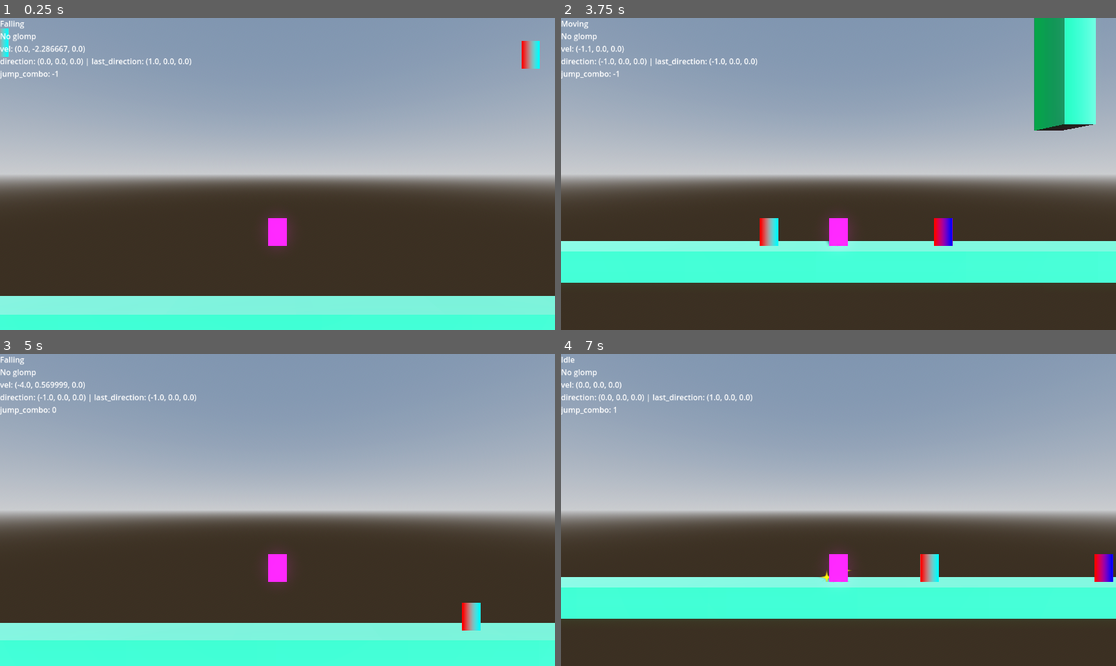
Above: before the commit, frames 1-4 (two rows, left to right).
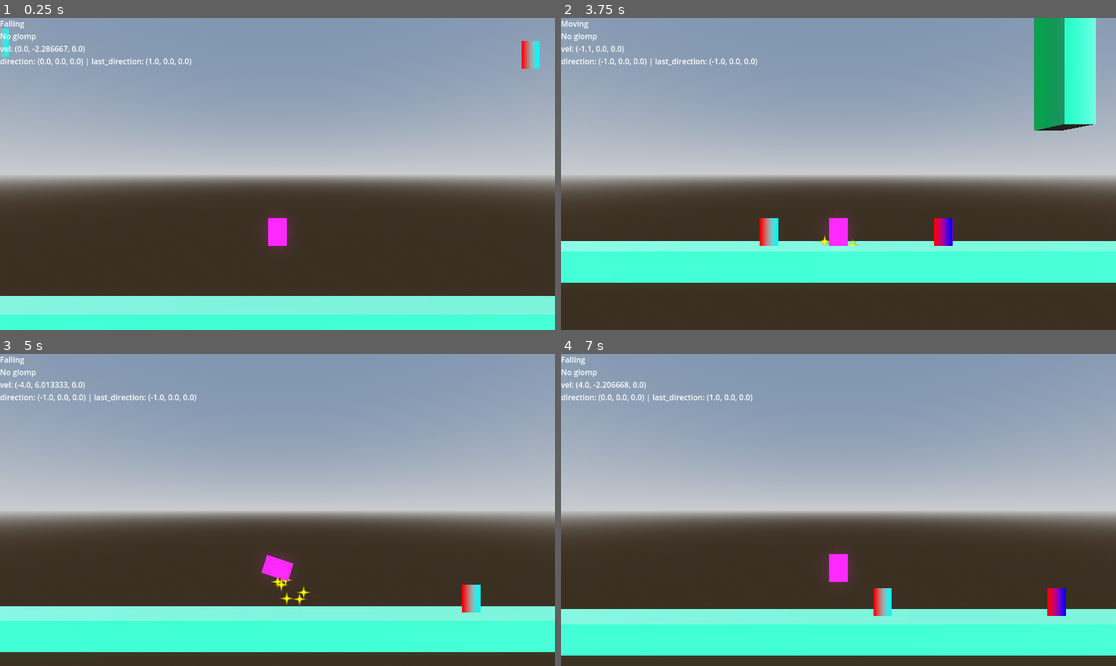
Above: after the commit, the same moments.

Repository: b3e3e3/ultimate-glomp
Game: Godot game, scene res://sandbox.tscn
The game is run twice, just before and just after one commit, with the same random seed, the same clock (stepped at 60 frames per second) and the same inputs.
Inputs (mouse positions are in pixels of both pictures, inside the frame that each line leads up to):
- Up to frame 1 (0.25 s): no input
- Up to frame 2 (3.75 s): tap Enter at 0.5, 2.85 s; move the mouse to (960, 158) at 0.52 s; hold D (move_right) 0.53-1.28 s; tap Space (jump) at 0.6, 0.77, 1.07, 1.52, 1.55, 1.82, 2.3, 3.02, 3.05, 3.32 s; click (960, 158) at 0.67 s; move the mouse to (727, 189) at 1.27 s; hold S (move_down) 1.28-2.03 s; click (727, 189) at 1.35 s; move the mouse to (894, 105) at 2.02 s; hold D (move_right) 2.03-2.78 s; tap E (interact) at 2.1 s; move the mouse to (810, 236) at 2.77 s; hold W (move_up) 2.78-3.53 s; click (810, 236) at 2.92 s; move the mouse to (1005, 220) at 3.52 s; hold A (move_left) from 3.53 s (still down); tap Keypad Enter at 3.6 s
- Up to frame 3 (5 s): keep holding A (move_left); tap Space (jump) at 3.77, 3.8, 4.07, 4.52, 4.55, 4.82 s; move the mouse to (111, 463) at 4.27 s; tap C at 4.35 s
- Up to frame 4 (7 s): move the mouse to (866, 510) at 5.02 s; release A (move_left) at 5.03 s; hold S (move_down) 5.03-5.78 s; tap Tab at 5.1 s; click (866, 510) at 5.17 s; tap Space (jump) at 5.3, 6.02, 6.05, 6.32, 6.6, 6.77 s; move the mouse to (755, 432) at 5.77 s; hold D (move_right) 5.78-6.53 s; tap R at 5.85 s; move the mouse to (960, 494) at 6.52 s; hold W (move_up) from 6.53 s (still down)

The runs differ from the first frame. In frame 1, less than 0.1% of the frame differs, in the area x 0-11%, y 16-20%; in frame 2, 0.1%; in frame 3, 16%; in frame 4, 26%, in the area x 0-100%, y 0-97%.

Commit message:
refactored combo jump class into combo pants

Diff:
--- a/character/player/combo_jump.gd
+++ /dev/null
@@ -1,66 +0,0 @@
-class_name ComboJump extends Node
-
-
-signal jumped(combo: int)
-signal combo_added(combo: int)
-signal timer_expired(combo: int)
-
-
-@export var current_combo: int = -1
-@export var cooldown_time: float = 0.1
-@export var combo_limit: int = 3
-@export var additional_force: Vector3 = Vector3.UP * 4.0
-
-
-@onready var timer: Timer = Timer.new()
-
-@onready var character: Character = get_parent() as Character
-
-
-func _ready():
-	add_child(timer)
-	timer.timeout.connect(_on_timeout)
-
-	character.jumped.connect(_on_character_jump)
-
-
-func combo_limit_reached() -> bool:
-	return current_combo >= combo_limit
-
-func reset():
-	current_combo = -1
-
-func cancel_timer():
-	timer.stop()
-
-func progress() -> bool:
-	timer.start(cooldown_time)
-
-	if combo_limit_reached():
-		reset()
-	else:
-		current_combo += 1
-		print("COMBO ADDED!")
-
-	combo_added.emit(current_combo)
-
-	return not combo_limit_reached()
-
-
-func is_comboing() -> bool:
-	return current_combo > 0
-
-
-func _on_timeout():
-	var old_combo := current_combo
-	cancel_timer()
-	reset()
-
-	timer_expired.emit(old_combo)
-
-func _on_character_jump():
-	jumped.emit(current_combo)
-
-
-func get_jump_force() -> Vector3:
-	return (additional_force / 3) * (max(0, current_combo - 1) as int)
--- a/equipment/combo_pants.gd
+++ b/equipment/combo_pants.gd
@@ -1,21 +1,15 @@
 @tool
 class_name ComboPants extends Equipment
 
-@export var additional_force: Vector3:
-	get:
-		return combo_jump.additional_force
-	set(value):
-		combo_jump.additional_force = value
+@export var additional_force: Vector3 = Vector3.UP * 4.0
+@export var cooldown_time: float = 0.1
+@export var combo_limit: int = 3
 
-
-var combo_jump: ComboJump
-
+var current_combo: int = -1
 var owner: Player = null
 
+var timer: Timer = Timer.new()
 
-func _on_combo_added(_combo: int):
-	print("Combo added! ", _combo)
-	adds.set(&"jump_force", combo_jump.get_jump_force())
 
 func _on_combo_timer_expired(_combo: int):
 	adds.set(&"jump_force", Vector3.ZERO)
@@ -24,43 +18,78 @@
 	print("Initializing combo pants! Owner: ", item_owner.name)
 	owner = item_owner
 
-	combo_jump = ComboJump.new()
-	combo_jump.name = &"ComboJump"
-	combo_jump.additional_force = additional_force
-
-	owner.add_child.call_deferred(combo_jump)
+	owner.add_child(timer)
+	timer.timeout.connect(_on_timeout)
 
 	owner.get_node(^"StateMachine").state_changed.connect(_on_state_machine_state_changed) # TODO: direct reference! maybe don't assume the character has a state machine
 
 	owner.glomped.connect(_on_player_glomped)
-	combo_jump.combo_added.connect(_on_combo_added)
-	combo_jump.timer_expired.connect(_on_combo_timer_expired)
 
 
 func _on_player_glomped(_body: PhysicsBody3D) -> void:
-	combo_jump.reset()
+	reset()
 
 func _on_state_machine_state_changed(new_state: State, _previous_state: State) -> void:
 	print(new_state.name)
 	match new_state.name:
 		&"Climbing":
 			# reset combo jump and cancel flip.
-			combo_jump.reset()
+			reset()
 		&"Jumping":
-			combo_jump.cancel_timer()
-			if combo_jump.current_combo == 3:
+			cancel_timer()
+			if current_combo == 3:
 				owner.get_node(^"Sprite").do_flip(owner.last_direction) # TODO: direct reference!
 		&"Idle":
-			combo_jump.progress()
+			progress()
 			if new_state is PlayerState:
 				if new_state.check_for_glomping():
-					combo_jump.reset()
-					combo_jump.cancel_timer()
+					reset()
+					cancel_timer()
 
 				if _previous_state:
-					if combo_jump.is_comboing():
+					if is_comboing():
 						owner.get_node(^"ComboParticles").emitting = true # TODO: direct reference!
-						owner.get_node(^"ComboParticles").amount_ratio = combo_jump.current_combo / 3.0
+						owner.get_node(^"ComboParticles").amount_ratio = current_combo / 3.0
 						owner.get_node(^"ComboParticles").process_mode = Node.PROCESS_MODE_ALWAYS
 		&"Throwing":
-			combo_jump.progress() # TODO: do we want this? progress combo jump when throwing the object
+			progress() # TODO: do we want this? progress combo jump when throwing the object
+
+
+
+
+func combo_limit_reached() -> bool:
+	return current_combo >= combo_limit
+
+func reset():
+	current_combo = -1
+
+func cancel_timer():
+	timer.stop()
+
+func progress() -> bool:
+	timer.start(cooldown_time)
+
+	if combo_limit_reached():
+		reset()
+	else:
+		current_combo += 1
+		print("COMBO ADDED!")
+
+	print("Combo added! ", current_combo)
+	print("Force: ", get_jump_force())
+	adds.set(&"jump_force", get_jump_force())
+
+	return not combo_limit_reached()
+
+
+func is_comboing() -> bool:
+	return current_combo > 0
+
+func _on_timeout():
+	cancel_timer()
+	reset()
+
+	adds.set(&"jump_force", Vector3.ZERO)
+
+func get_jump_force() -> Vector3:
+	return (additional_force / combo_limit) * (max(0, current_combo - 1) as int)
